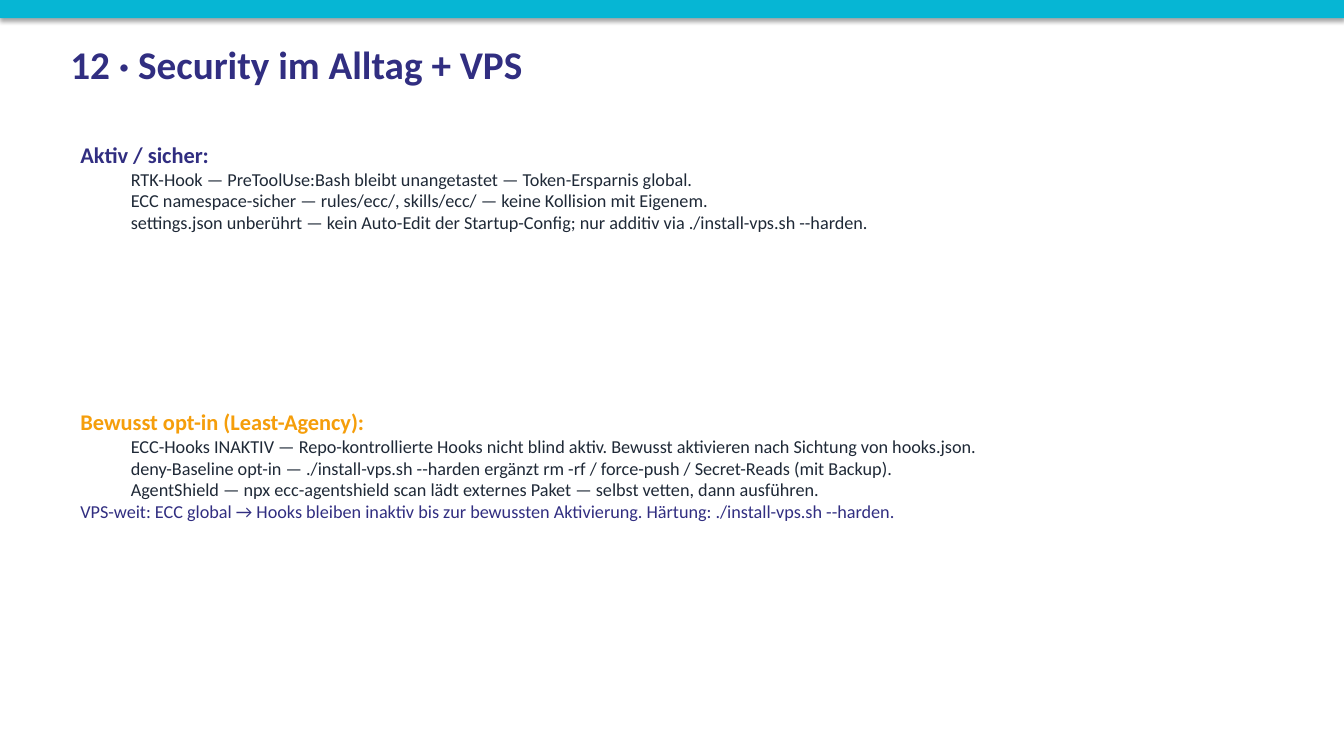
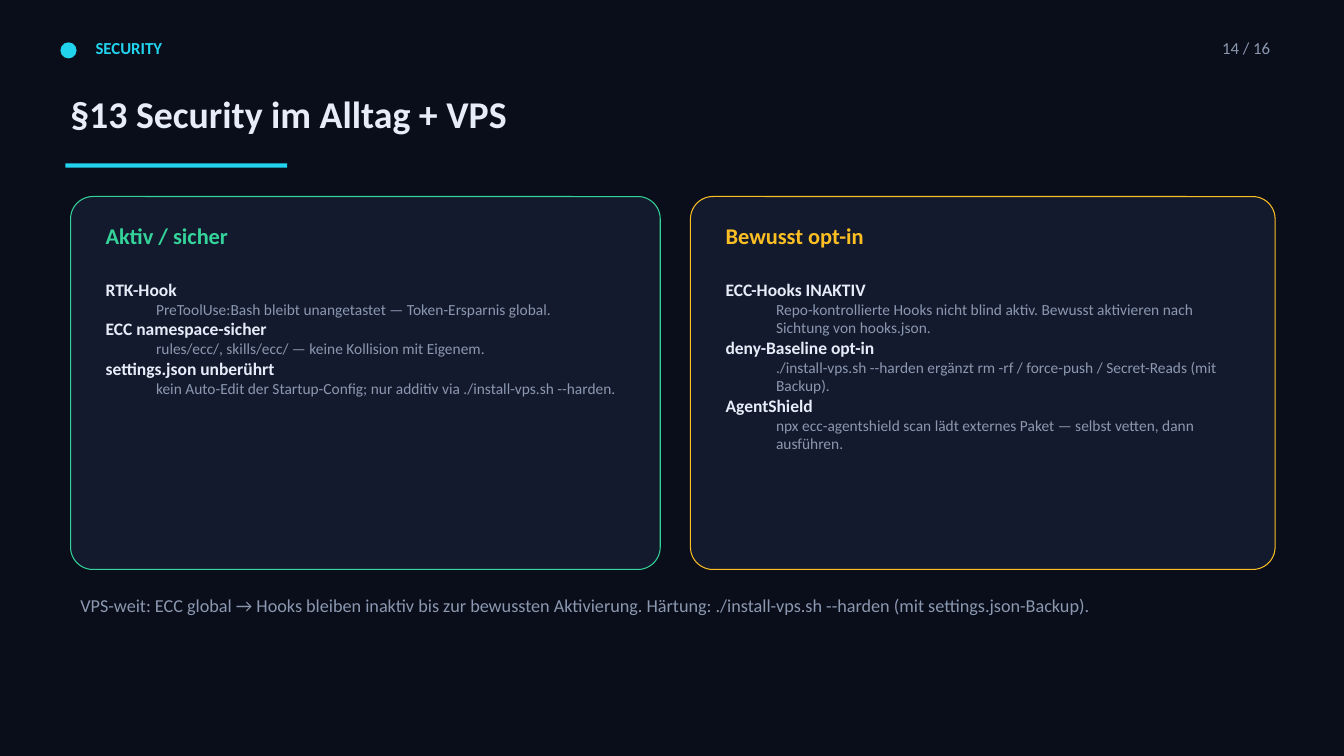
Before and after one commit to Paulee8155/Claude-Code-BestPractice, a slide deck: slide 15 of docs/ECC-Harness-Guide.de.pptx (slide 13 before the commit). Drawn at 1344x756 pixels with LibreOffice and Linux fonts; fonts in the diff are those of the drawing. Boxes give left, top, right and bottom in pixels: in the first picture for what was removed or moved away, otherwise in the second. Text is boxed around its words. In the diff, an @@ line names an element or a change of style, - is before the commit and + after.

```diff
--- a/docs/ECC-Harness-Guide.de.pptx
+++ b/docs/ECC-Harness-Guide.de.pptx
@@ background #FFFFFF to #0A0E1A @@
@@ rectangle removed at <box>0,0,1344,18</box> @@
@@ ellipse added at <box>60,42,77,58</box>, fill #22D3EE @@
@@ text added at <box>96,43,163,54</box>, 12 pt, text #22D3EE, bold @@
+SECURITY
@@ text added at <box>1222,42,1270,54</box>, 12 pt, text #8B98B0 @@
+14 / 16
@@ text at <box>70,101,506,135</box>: text changed; size 28 to 27 pt; text colour #312E81 to #E6EDF8 @@
-12 · Security im Alltag + VPS
+§13 Security im Alltag + VPS
@@ rectangle added at <box>66,163,287,167</box>, fill #22D3EE @@
@@ rounded rectangle added at <box>71,197,660,570</box>, fill #141A2E, outline #34D399 0.75 pt @@
@@ rounded rectangle added at <box>691,197,1275,570</box>, fill #141A2E, outline #FBBF24 0.75 pt @@
@@ text at <box>106,228,615,397</box>: text changed; size 13 to 11 pt; text colour #1F2937 to #8B98B0 @@
-Aktiv / sicher:
-  RTK-Hook — PreToolUse:Bash bleibt unangetastet — Token-Ersparnis global.
-  ECC namespace-sicher — rules/ecc/, skills/ecc/ — keine Kollision mit Eigenem.
-  settings.json unberührt — kein Auto-Edit der Startup-Config; nur additiv via ./install-vps.sh --harden.
+Aktiv / sicher
+RTK-Hook
+  PreToolUse:Bash bleibt unangetastet — Token-Ersparnis global.
+ECC namespace-sicher
+  rules/ecc/, skills/ecc/ — keine Kollision mit Eigenem.
+settings.json unberührt
+  kein Auto-Edit der Startup-Config; nur additiv via ./install-vps.sh --harden.
@@ text at <box>726,228,1217,449</box>: text changed; size 13 to 11 pt; text colour #1F2937 to #8B98B0 @@
-Bewusst opt-in (Least-Agency):
-  ECC-Hooks INAKTIV — Repo-kontrollierte Hooks nicht blind aktiv. Bewusst aktivieren nach Sichtung von hooks.json.
-  deny-Baseline opt-in — ./install-vps.sh --harden ergänzt rm -rf / force-push / Secret-Reads (mit Backup).
-  AgentShield — npx ecc-agentshield scan lädt externes Paket — selbst vetten, dann ausführen.
-VPS-weit: ECC global → Hooks bleiben inaktiv bis zur bewussten Aktivierung. Härtung: ./install-vps.sh --harden.
+Bewusst opt-in
+ECC-Hooks INAKTIV
+  Repo-kontrollierte Hooks nicht blind aktiv. Bewusst aktivieren nach Sichtung von hooks.json.
+deny-Baseline opt-in
+  ./install-vps.sh --harden ergänzt rm -rf / force-push / Secret-Reads (mit Backup).
+AgentShield
+  npx ecc-agentshield scan lädt externes Paket — selbst vetten, dann ausführen.
@@ text added at <box>80,599,1089,615</box>, 13 pt, text #8B98B0 @@
+VPS-weit: ECC global → Hooks bleiben inaktiv bis zur bewussten Aktivierung. Härtung: ./install-vps.sh --harden (mit settings.json-Backup).
```
Also in this commit, not shown: 12 other slides changed, 4 slides added, 1 slide removed, 5 other files.
